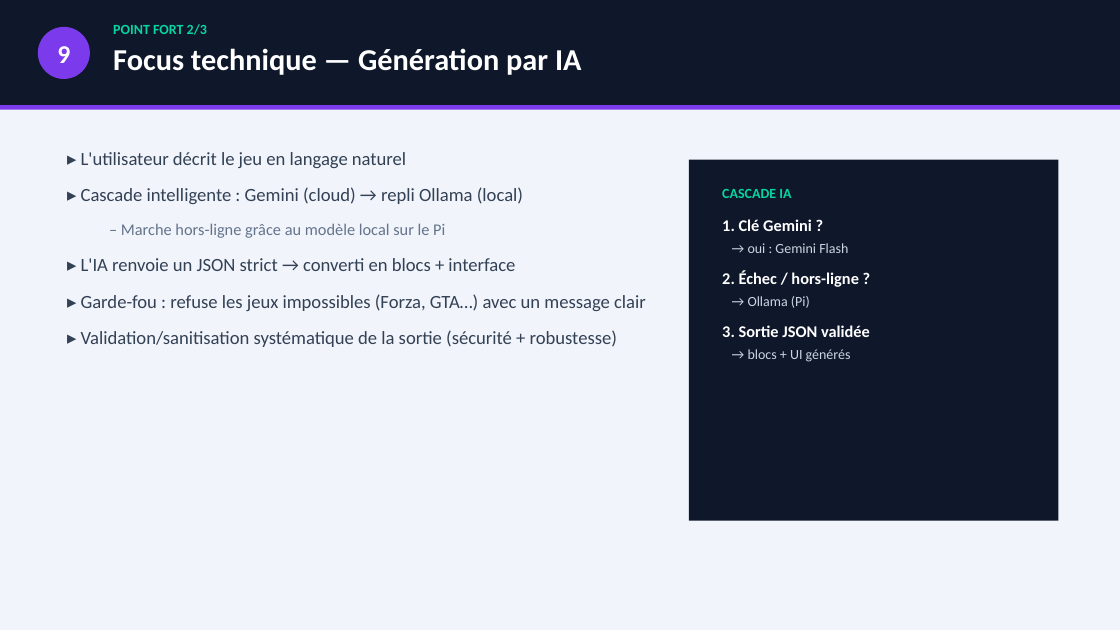
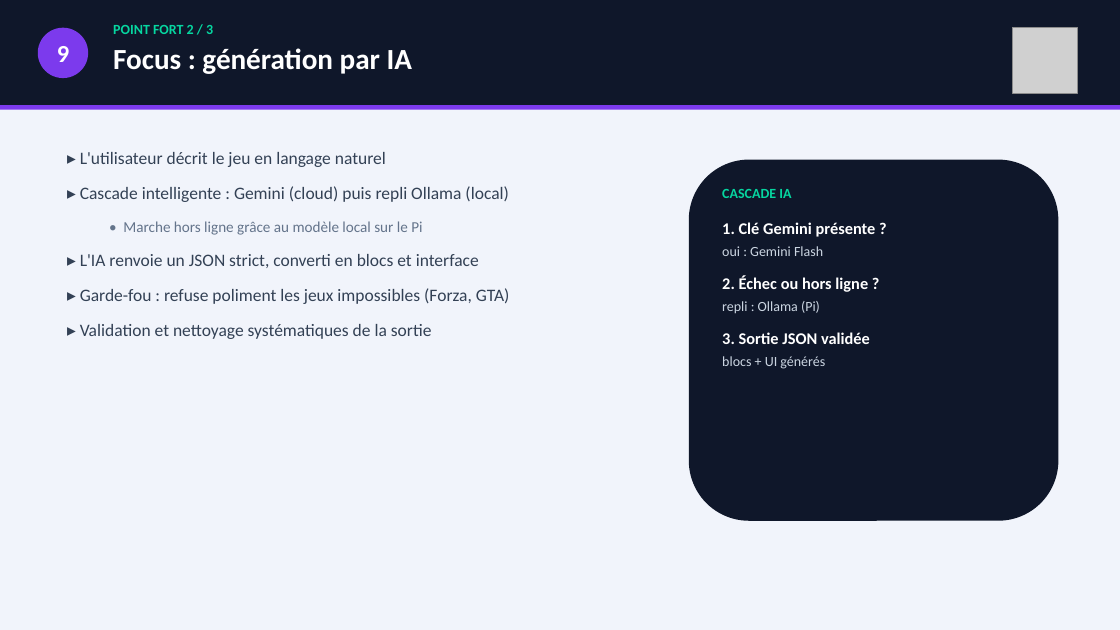
Before and after one commit to NewGenesisAgency/color_room, a slide deck: slide 13 of ColorRoom_Presentation_BTS_CIEL.pptx (slide 12 before the commit). Drawn at 1120x630 pixels with LibreOffice and Linux fonts; fonts in the diff are those of the drawing; grey boxes stand for pictures. Boxes give left, top, right and bottom in pixels: in the first picture for what was removed or moved away, otherwise in the second. Text is boxed around its words. In the diff, an @@ line names an element or a change of style, - is before the commit and + after.

```diff
--- a/ColorRoom_Presentation_BTS_CIEL.pptx
+++ b/ColorRoom_Presentation_BTS_CIEL.pptx
@@ ellipse "9" at (x1=38, y1=28, x2=88, y2=78): size 22 to 21 pt @@
@@ text at (x1=113, y1=25, x2=412, y2=74): text changed; size 26 to 25 pt @@
-POINT FORT 2/3
-Focus technique — Génération par IA
+POINT FORT 2 / 3
+Focus : génération par IA
@@ picture added at (x1=1012, y1=28, x2=1078, y2=93) @@
@@ text at (x1=80, y1=152, x2=386, y2=167): size 16 to 15 pt in "▸ L'utilisateur décrit le jeu en langage ..." @@
@@ rounded rectangle at (x1=689, y1=160, x2=1059, y2=521): rectangle to rounded rectangle @@
@@ text at (x1=80, y1=186, x2=510, y2=339): text changed; size 16 to 15 pt @@
-▸ Cascade intelligente : Gemini (cloud) → repli Ollama (local)
-  – Marche hors-ligne grâce au modèle local sur le Pi
-▸ L'IA renvoie un JSON strict → converti en blocs + interface
-▸ Garde-fou : refuse les jeux impossibles (Forza, GTA…) avec un message clair
-▸ Validation/sanitisation systématique de la sortie (sécurité + robustesse)
+▸ Cascade intelligente : Gemini (cloud) puis repli Ollama (local)
+  • Marche hors ligne grâce au modèle local sur le Pi
+▸ L'IA renvoie un JSON strict, converti en blocs et interface
+▸ Garde-fou : refuse poliment les jeux impossibles (Forza, GTA)
+▸ Validation et nettoyage systématiques de la sortie
@@ text at (x1=722, y1=222, x2=876, y2=314): text changed @@
-1. Clé Gemini ?
-→ oui : Gemini Flash
-2. Échec / hors-ligne ?
-→ Ollama (Pi)
+1. Clé Gemini présente ?
+oui : Gemini Flash
+2. Échec ou hors ligne ?
+repli : Ollama (Pi)
@@ text at (x1=722, y1=356, x2=825, y2=369): text changed @@
-→ blocs + UI générés
+blocs + UI générés
@@ text at (x1=722, y1=332, x2=870, y2=344): more space between paragraphs @@
```
Also in this commit, not shown: 18 other slides changed, 2 slides added, 24 other files.
